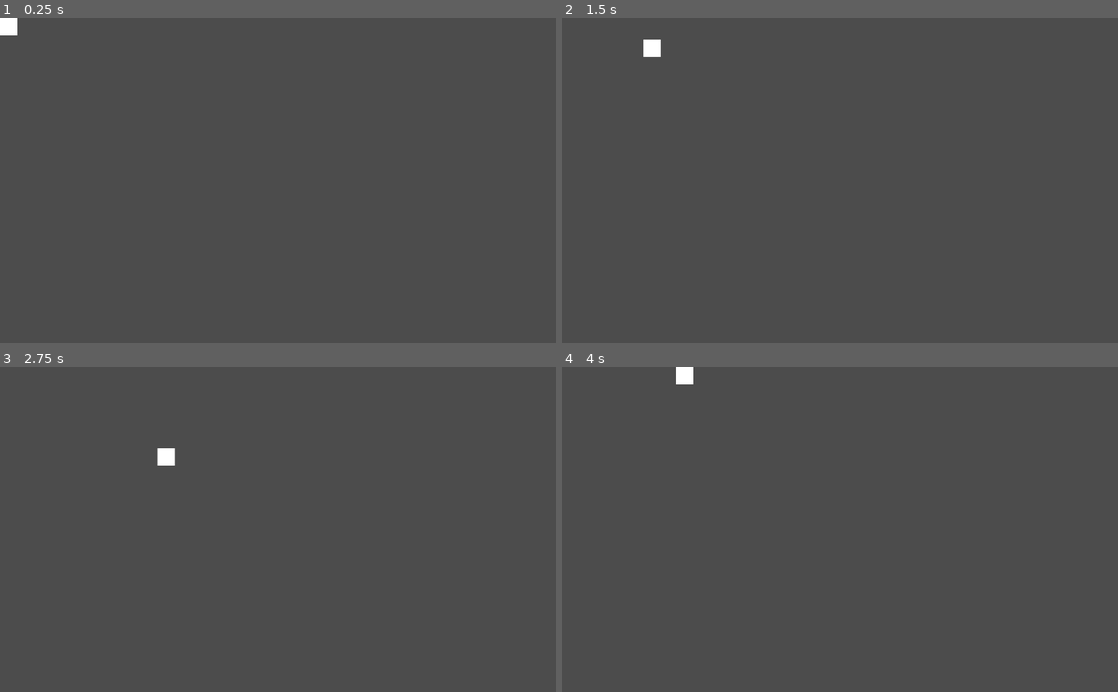
Above: before the commit, frames 1-4 (two rows, left to right).
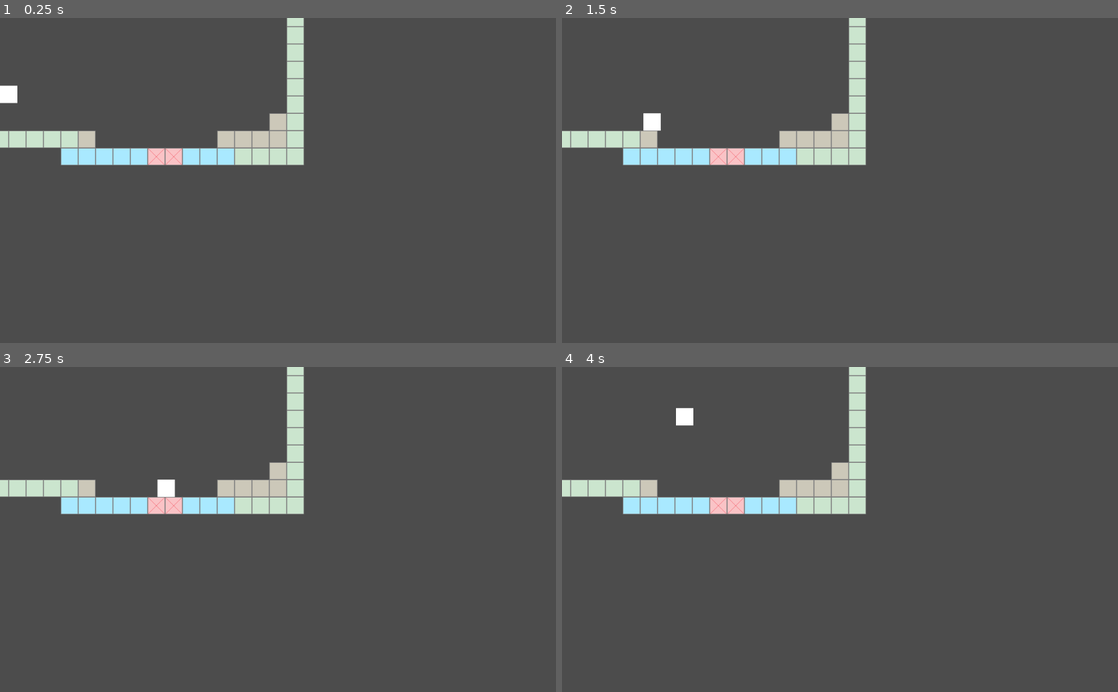
Above: after the commit, the same moments.

Repository: Vergilreborn/jump-and-shoot
Game: Godot game, scene res://SandboxScene.tscn
The game is run twice, just before and just after one commit, with the same random seed, the same clock (stepped at 60 frames per second) and the same inputs.
Inputs:
- Up to frame 1 (0.25 s): no input
- Up to frame 2 (1.5 s): hold Right (ui_right) 0.53-1.28 s; hold Down (ui_down) from 1.28 s (still down)
- Up to frame 3 (2.75 s): release Down (ui_down) at 2.03 s; hold Right (ui_right) from 2.03 s (still down)
- Up to frame 4 (4 s): release Right (ui_right) at 2.78 s; hold Up (ui_up) 2.78-3.53 s; hold Left (ui_left) from 3.53 s (still down)

The runs differ from the first frame. In frame 1, 5.7% of the frame differs, in the area x 0-55%, y 0-46%; in frame 2, 5.7%; in frame 3, 5.7%; in frame 4, 5.7%.

Commit message:
Organizing folder and adding test tiles for player movement

Diff:
--- a/SandboxScene.tscn
+++ b/SandboxScene.tscn
@@ -1,7 +1,8 @@
-[gd_scene load_steps=4 format=2]
+[gd_scene load_steps=5 format=2]
 
 [ext_resource path="res://scripts/player.gd" type="Script" id=1]
-[ext_resource path="res://sprites/player.png" type="Texture" id=2]
+[ext_resource path="res://sprites/testSprites/player.png" type="Texture" id=2]
+[ext_resource path="res://gameObjects/tilesets/testTileSet.tres" type="TileSet" id=3]
 
 [sub_resource type="RectangleShape2D" id=1]
 extents = Vector2( 16, 16 )
@@ -17,3 +18,9 @@
 
 [node name="CollisionShape2D" type="CollisionShape2D" parent="Player"]
 shape = SubResource( 1 )
+
+[node name="TileMap" type="TileMap" parent="."]
+tile_set = ExtResource( 3 )
+cell_size = Vector2( 32, 32 )
+format = 1
+tile_data = PoolIntArray( -65538, 0, 0, -65537, 0, 0, -131072, 0, 0, -131071, 0, 0, -131070, 0, 0, -131069, 0, 0, -131068, 0, 0, -131067, 0, 0, -131066, 0, 0, -131065, 0, 0, -131064, 0, 0, -131063, 0, 0, -131062, 0, 0, -131061, 0, 0, -131060, 0, 0, -131059, 0, 0, -131058, 0, 0, -131057, 0, 0, -131056, 0, 0, -2, 0, 0, -65520, 0, 0, 65534, 0, 0, 16, 0, 0, 131070, 0, 0, 65552, 0, 0, 196606, 0, 0, 131088, 0, 0, 262142, 0, 0, 196624, 0, 0, 327678, 0, 0, 262160, 0, 0, 393214, 0, 0, 327695, 2, 0, 327696, 0, 0, 458750, 0, 0, 458751, 0, 0, 393216, 0, 0, 393217, 0, 0, 393218, 0, 0, 393219, 0, 0, 393220, 2, 0, 393228, 2, 0, 393229, 2, 0, 393230, 2, 0, 393231, 2, 0, 393232, 0, 0, 458755, 1, 0, 458756, 1, 0, 458757, 1, 0, 458758, 1, 0, 458759, 1, 0, 458760, 3, 0, 458761, 3, 0, 458762, 1, 0, 458763, 1, 0, 458764, 1, 0, 458765, 0, 0, 458766, 0, 0, 458767, 0, 0, 458768, 0, 0 )
--- /dev/null
+++ b/gameObjects/tilesets/testTileSet.tres
@@ -0,0 +1,101 @@
+[gd_resource type="TileSet" load_steps=6 format=2]
+
+[ext_resource path="res://sprites/testSprites/TestTiles.png" type="Texture" id=1]
+
+[sub_resource type="ConvexPolygonShape2D" id=1]
+points = PoolVector2Array( 0, 0, 32, 0, 32, 32, 0, 32 )
+
+[sub_resource type="ConvexPolygonShape2D" id=2]
+points = PoolVector2Array( 32, 32, 0, 32, 0, 0, 32, 0 )
+
+[sub_resource type="ConvexPolygonShape2D" id=3]
+points = PoolVector2Array( 32, 32, 0, 32, 0, 0, 32, 0 )
+
+[sub_resource type="ConvexPolygonShape2D" id=4]
+points = PoolVector2Array( 32, 32, 0, 32, 0, 0, 32, 0 )
+
+[resource]
+0/name = "TestTiles.png 0"
+0/texture = ExtResource( 1 )
+0/tex_offset = Vector2( 0, 0 )
+0/modulate = Color( 1, 1, 1, 1 )
+0/region = Rect2( 0, 0, 32, 32 )
+0/tile_mode = 0
+0/occluder_offset = Vector2( 0, 0 )
+0/navigation_offset = Vector2( 0, 0 )
+0/shape_offset = Vector2( 0, 0 )
+0/shape_transform = Transform2D( 1, 0, 0, 1, 0, 0 )
+0/shape = SubResource( 1 )
+0/shape_one_way = false
+0/shape_one_way_margin = 1.0
+0/shapes = [ {
+"autotile_coord": Vector2( 0, 0 ),
+"one_way": false,
+"one_way_margin": 1.0,
+"shape": SubResource( 1 ),
+"shape_transform": Transform2D( 1, 0, 0, 1, 0, 0 )
+} ]
+0/z_index = 0
+1/name = "TestTiles.png 1"
+1/texture = ExtResource( 1 )
+1/tex_offset = Vector2( 0, 0 )
+1/modulate = Color( 1, 1, 1, 1 )
+1/region = Rect2( 32, 0, 32, 32 )
+1/tile_mode = 0
+1/occluder_offset = Vector2( 0, 0 )
+1/navigation_offset = Vector2( 0, 0 )
+1/shape_offset = Vector2( 0, 0 )
+1/shape_transform = Transform2D( 1, 0, 0, 1, 0, 0 )
+1/shape = SubResource( 2 )
+1/shape_one_way = false
+1/shape_one_way_margin = 1.0
+1/shapes = [ {
+"autotile_coord": Vector2( 0, 0 ),
+"one_way": false,
+"one_way_margin": 1.0,
+"shape": SubResource( 2 ),
+"shape_transform": Transform2D( 1, 0, 0, 1, 0, 0 )
+} ]
+1/z_index = 0
+2/name = "TestTiles.png 2"
+2/texture = ExtResource( 1 )
+2/tex_offset = Vector2( 0, 0 )
+2/modulate = Color( 1, 1, 1, 1 )
+2/region = Rect2( 0, 32, 32, 32 )
+2/tile_mode = 0
+2/occluder_offset = Vector2( 0, 0 )
+2/navigation_offset = Vector2( 0, 0 )
+2/shape_offset = Vector2( 0, 0 )
+2/shape_transform = Transform2D( 1, 0, 0, 1, 0, 0 )
+2/shape = SubResource( 3 )
+2/shape_one_way = false
+2/shape_one_way_margin = 1.0
+2/shapes = [ {
+"autotile_coord": Vector2( 0, 0 ),
+"one_way": false,
+"one_way_margin": 1.0,
+"shape": SubResource( 3 ),
+"shape_transform": Transform2D( 1, 0, 0, 1, 0, 0 )
+} ]
+2/z_index = 0
+3/name = "TestTiles.png 3"
+3/texture = ExtResource( 1 )
+3/tex_offset = Vector2( 0, 0 )
+3/modulate = Color( 1, 1, 1, 1 )
+3/region = Rect2( 32, 32, 32, 32 )
+3/tile_mode = 0
+3/occluder_offset = Vector2( 0, 0 )
+3/navigation_offset = Vector2( 0, 0 )
+3/shape_offset = Vector2( 0, 0 )
+3/shape_transform = Transform2D( 1, 0, 0, 1, 0, 0 )
+3/shape = SubResource( 4 )
+3/shape_one_way = false
+3/shape_one_way_margin = 1.0
+3/shapes = [ {
+"autotile_coord": Vector2( 0, 0 ),
+"one_way": false,
+"one_way_margin": 1.0,
+"shape": SubResource( 4 ),
+"shape_transform": Transform2D( 1, 0, 0, 1, 0, 0 )
+} ]
+3/z_index = 0
--- a/scripts/player.gd
+++ b/scripts/player.gd
@@ -1,9 +1,10 @@
 extends KinematicBody2D
 
 var speedX = 200;
-var speedY = 200;
+var speedY = 500;
 
 var velocity = Vector2();
+var jumpVelocity = 0;
 
 # Called when the node enters the scene tree for the first time.
 func _ready():
@@ -19,16 +20,26 @@
 	elif Input.is_action_pressed("ui_right"):
 		velocity.x = 1;
 
-	if Input.is_action_pressed("ui_up"):
-		velocity.y = -1;
-	elif Input.is_action_pressed("ui_down"):
-		velocity.y = 1;
-
 	velocity = velocity.normalized();
 	velocity.x = velocity.x * speedX;
-	velocity.y = velocity.y * speedY;
+
+
+func jumping():
+	if(jumpVelocity > 0):
+		velocity.y -= jumpVelocity;
+		jumpVelocity -= 25;
+	else:
+		velocity.y +=speedY;
+
+func is_jumping():
+	if(jumpVelocity <= 0):
+		if(Input.is_action_pressed("ui_up")):
+			jumpVelocity = speedY
+
 
 
 func _physics_process(delta):
 	get_input();
-	velocity = move_and_slide(velocity)
+	jumping();
+	is_jumping()
+	move_and_slide(velocity, Vector2(0,1));
Binary file added: sprites/testSprites/TestTiles.png
Not shown, added: sprites/testSprites/TestTiles.png.import
Renamed: sprites/player.png -> sprites/testSprites/player.png
Not shown, added: sprites/testSprites/player.png.import
